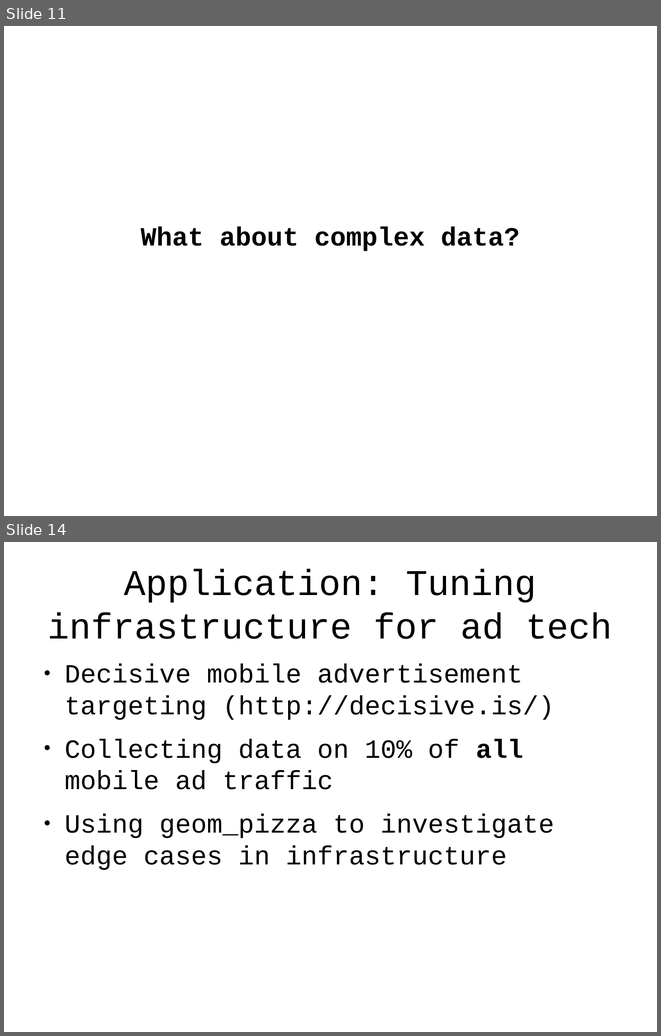
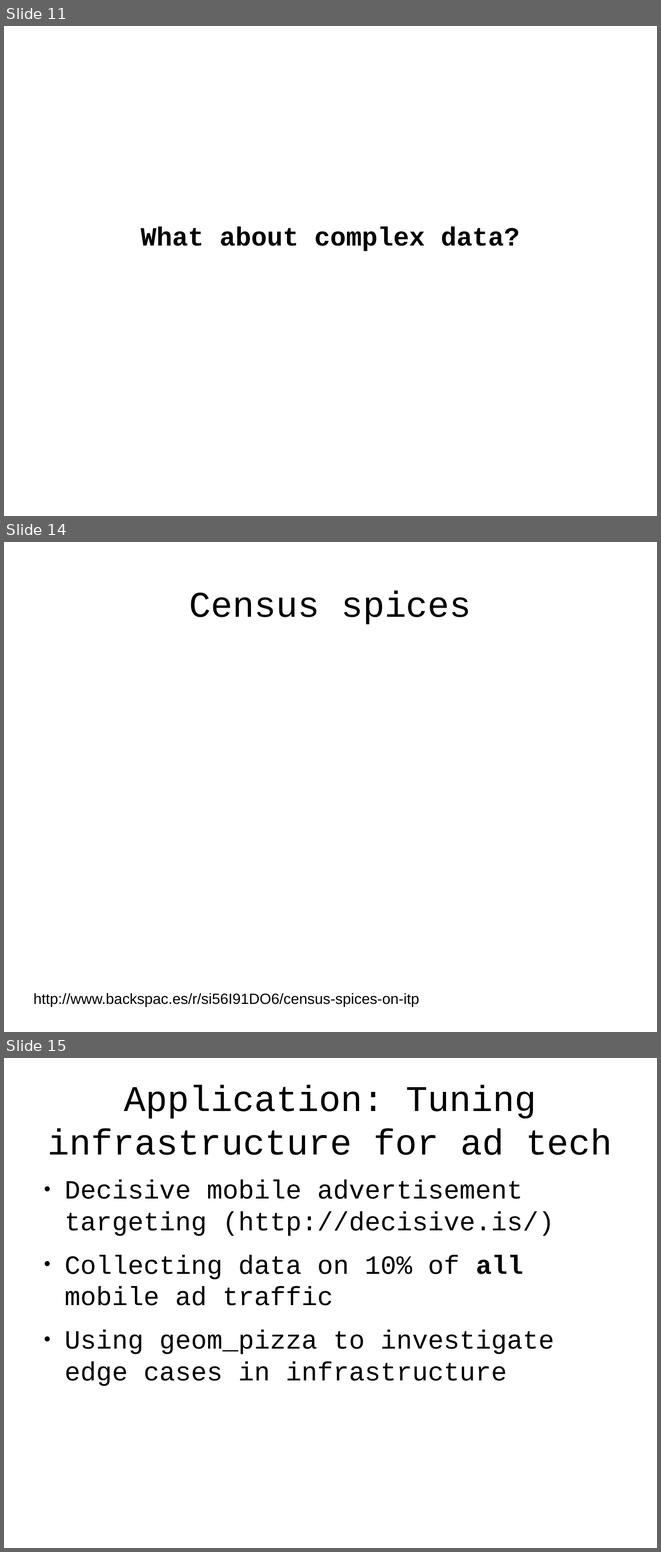
Before and after one commit to tlevine/gastronomification-big-data-talk, a slide deck: big-senses.odp. Shown one above the other, each under a label of ours: slides 11 and 14 before the commit, slides 11, 14 and 15 after it; the slides between them are not shown. The pictures are 661x1036 and 661x1552 pixels, drawn with LibreOffice and Linux fonts; fonts in the diff are those of the drawing; background and template pictures are left out. Boxes give left, top, right and bottom in pixels: in the first picture for what was removed or moved away, otherwise in the second. Text is boxed around its words. In the diff, an @@ line names an element or a change of style, - is before the commit and + after.

```diff
--- a/big-senses.odp
+++ b/big-senses.odp
@@ slide 14 added at [4, 542, 657, 1032], background #FFFFFF @@
@@ title added at [189, 590, 471, 625], 44 pt, text #000000 @@
+Census spices
@@ text added at [34, 992, 420, 1006], 18 pt, text #000000 @@
+http://www.backspac.es/r/si56I91DO6/census-spices-on-itp
@@ what was slide 14 is now slide 15 @@
```
Also in this commit, not shown: 4 slides changed, 3 other slides added, 3 slides removed.
